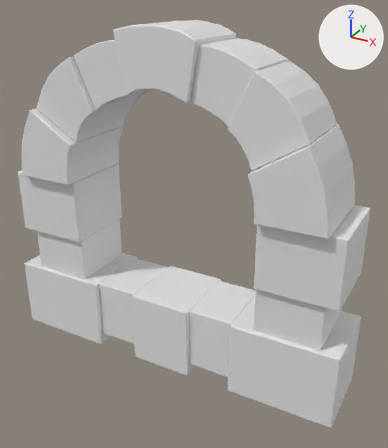
Renders of the FBX model Assets/Modelos3d/VentanaLowPoly.fbx from each side of a commit.
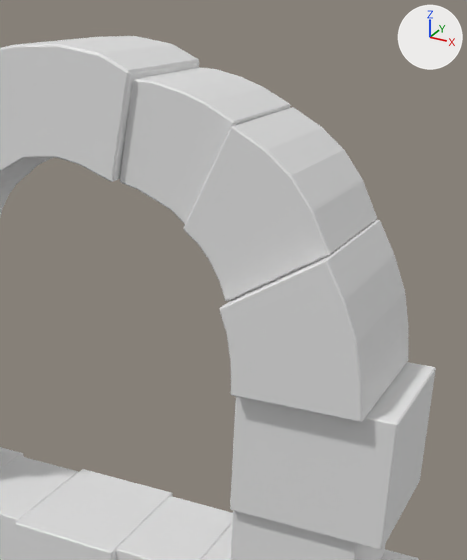
There are two pictures of each version: one whole from a 50 mm lens placed at (7.01, -11.11, 14.86), pointed at (0.87, 0.05, 9.29), one close up on the part from 32% to 100% of the width and 0% to 71% of the height. Arrows for +X, +Y and +Z are at upper right; the lights stay in place. Where no turn or scale is listed for an object, it has been applied to the vertices.

The first close-up shows 'arco1_mirrow.001', 'arco2_mirrow.001', 'arco3_mirrow.001', 'arcoCentral.001', 'marcoPiedra2', 'marcoPiedra3', 'marcoPiedra4', 'marcoPiedra5.001', 'marcoPiedra6_mirrow.001', 'marcoPiedra7_mirrow.001'.
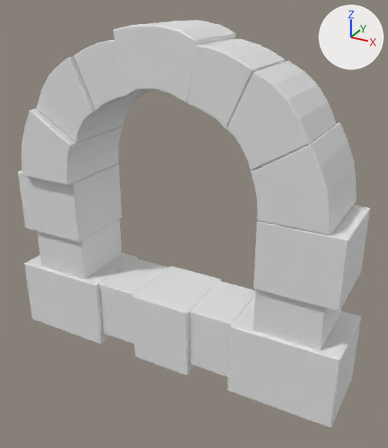
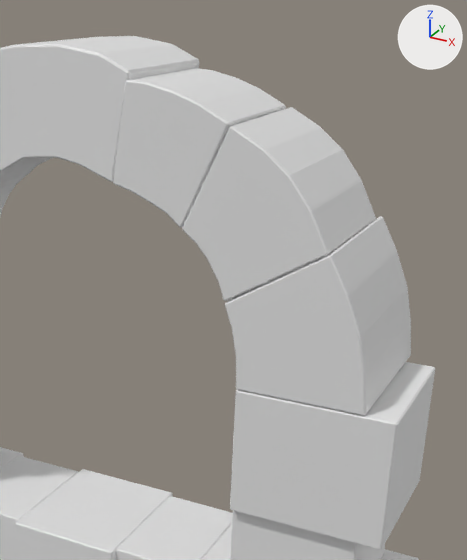
Pixel boxes [x1, y1, x2, y2] of what changed, in the close-ups (467 x 560 px):
'arco1_mirrow.001', moved, turned, rescaled
    before: [220, 220, 408, 422]
    after: [225, 216, 411, 415]
'arco2_mirrow.001', moved, turned, rescaled
    before: [184, 107, 377, 301]
    after: [182, 107, 376, 301]
'arco3_mirrow.001', moved, turned, rescaled
    before: [120, 67, 291, 224]
    after: [113, 68, 286, 228]

What changed in the scene script:
```text
Change ob_arco2_mirrow_001:
    ob_arco2_mirrow_001.scale: (-1.0, -1.0, -1.0) -> (1.0, 1.0, 1.0)
    ob_arco2_mirrow_001.location: (2.8, 0.0, 12.47) -> (2.79, 0.0, 12.47)
    ob_arco2_mirrow_001.rotation_euler: (-3.142, -0.549, 0.0) -> (0.0, 0.549, -3.142)  # degrees (-180, -31, 0) -> degrees (0, 31, -180)
Change ob_arco1_mirrow_001:
    ob_arco1_mirrow_001.scale: (-1.0, -1.0, -1.0) -> (1.0, 1.0, 1.0)
    ob_arco1_mirrow_001.location: (3.65, 0.0, 11.21) -> (3.63, 0.0, 11.21)
    ob_arco1_mirrow_001.rotation_euler: (-3.142, 0.0, 0.0) -> (0.0, 0.0, -3.142)  # degrees (-180, 0, 0) -> degrees (0, 0, -180)
Change ob_arco3_mirrow_001:
    ob_arco3_mirrow_001.scale: (-1.0, -1.0, -1.0) -> (1.0, 1.0, 1.0)
    ob_arco3_mirrow_001.location: (1.54, 0.0, 13.13) -> (1.52, 0.0, 13.13)
    ob_arco3_mirrow_001.rotation_euler: (-3.142, -1.17, 0.0) -> (0.0, 1.17, -3.142)  # degrees (-180, -67, 0) -> degrees (0, 67, -180)
```
